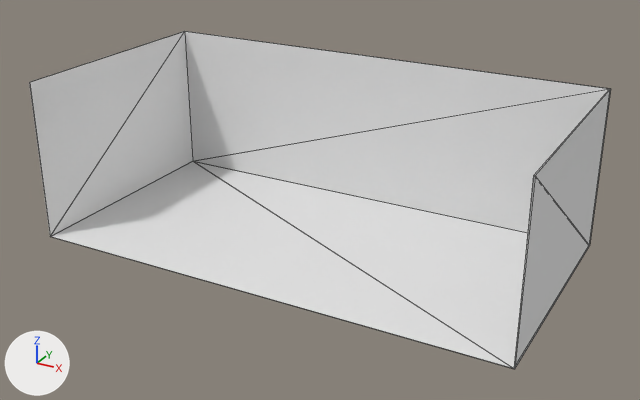
An edit to the glTF model reptile-mayhem/meshes/M_Terrarium.glb, drawn before and after from the same camera.
Both versions are drawn from a camera (50 mm lens) standing at (3.61, -6.5, 3.68) and looking at (0.08, -0.09, 0.47). The lights are fixed; the arrows at lower left show +X, +Y and +Z. The older version comes first. Mesh edges are drawn as thin lines.

Script lines for the objects in view, before the commit:
```python
me_terrarium = bpy.data.meshes.new('Terrarium')
me_terrarium.from_pydata(...)  # 16 vertices, 28 faces; spans x -2.25..2.25, y -1.13..1.13, z 0.0..1.5
ob_terrarium = bpy.data.objects.new('Terrarium', me_terrarium)
ob_terrarium.location = (0.0, 0.0, 0.0)
```
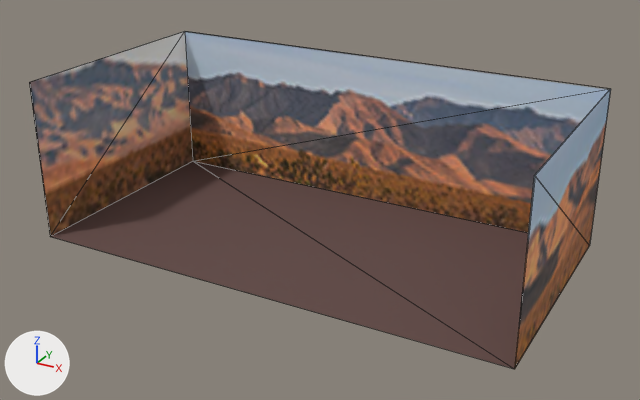
The newer file is also rescaled (x2.0) as a whole; pictures and numbers use the older file's frame.

The edits, one by one:
Picture 'Basic Palette' (img_basic_palette) is new.
Material 'Environment_Pallette' (mat_environment_pallette) is new.
Its texture is img_basic_palette.
Its roughness is 0.9.
me_terrarium has 16 vertices, 28 faces and spans x -2.25..2.25, y -1.13..1.13, z 0.0..1.5.
me_terrarium gains material mat_environment_pallette (picture img_basic_palette).

Location of each change, (x1, y1, x2, y2) in pixels of the pictures (640 x 400 px):
'Terrarium', recoloured (darker)
    both: (29, 31, 611, 369)
